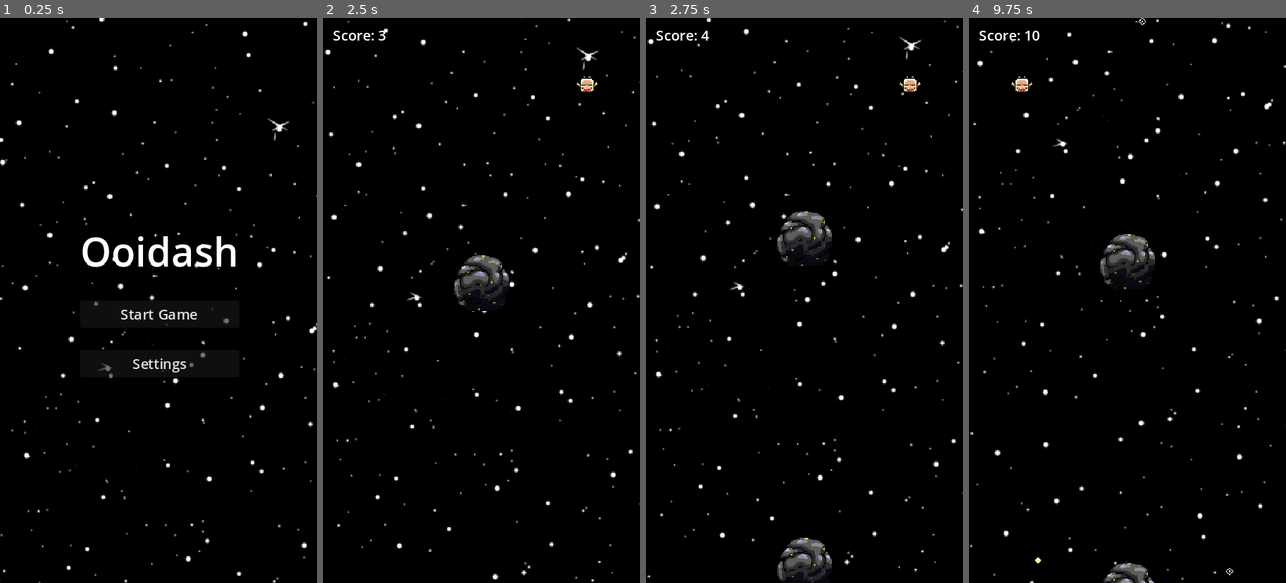
Above: before the commit, frames 1-4 (left to right).
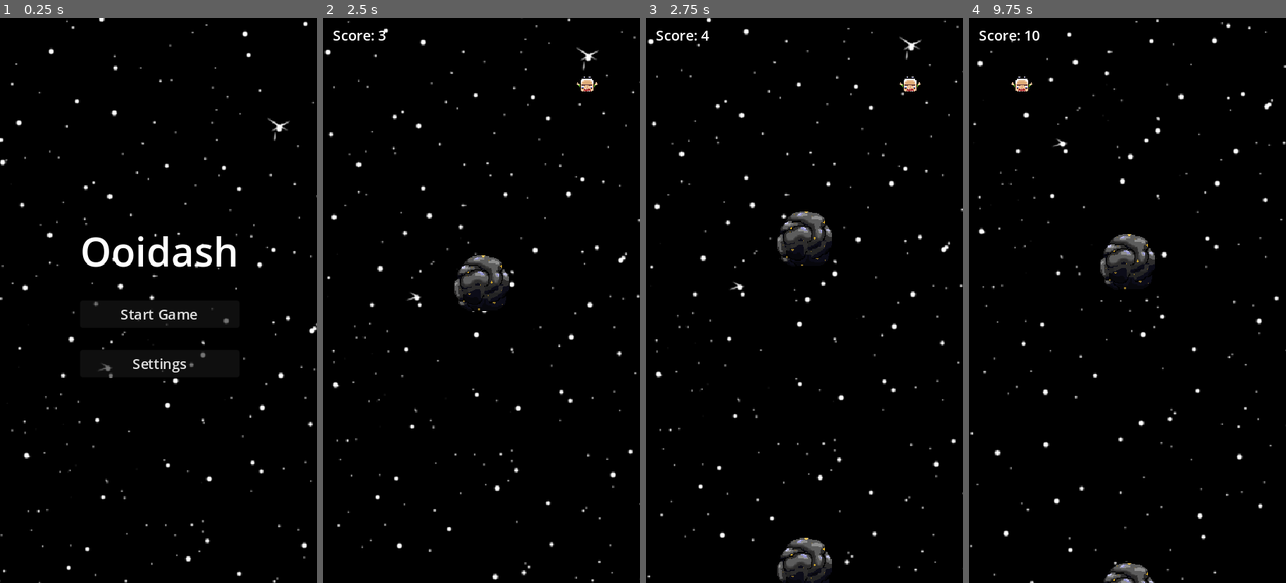
Above: after the commit, the same moments.

Repository: scarbone98/Ooidash-web-remake
Game: Godot game, scene res://main_menu.tscn
The game is run twice, just before and just after one commit, with the same random seed, the same clock (stepped at 60 frames per second) and the same inputs.
Inputs (mouse positions are in pixels of both pictures, inside the frame that each line leads up to):
- Up to frame 1 (0.25 s): no input
- Up to frame 2 (2.5 s): click "Start Game" at 0.5 s; move the mouse to (465, 413) at 1.27 s; hold Right (move_right) from 1.28 s (still down); click (465, 413) at 1.35 s; move the mouse to (576, 385) at 2.02 s; click (576, 385) at 2.1 s
- Up to frame 3 (2.75 s): keep holding Right (move_right)
- Up to frame 4 (9.75 s): move the mouse to (1032, 215) at 2.77 s; release Right (move_right) at 2.78 s; hold Left (move_left) 2.78-4.25 s; click (1032, 215) at 2.85 s; move the mouse to (1143, 300) at 3.52 s; click (1143, 300) at 3.6 s; click "Start Game" at 4.25 s; move the mouse to (1079, 159) at 5.02 s; hold Left (move_left) 5.03-5.78 s; click (1079, 159) at 5.1 s; move the mouse to (1197, 272) at 5.77 s; hold Right (move_right) 5.78-9.53 s; click (1197, 272) at 5.85 s; move the mouse to (1064, 328) at 6.52 s; click (1064, 328) at 6.6 s; move the mouse to (1159, 176) at 7.27 s; click (1159, 176) at 7.35 s; move the mouse to (1111, 413) at 8.02 s; click (1111, 413) at 8.1 s; move the mouse to (1222, 385) at 8.77 s; click (1222, 385) at 8.85 s; move the mouse to (1032, 215) at 9.52 s; hold Left (move_left) from 9.53 s (still down); click (1032, 215) at 9.6 s

Frames 1-3 are identical in both runs. In frame 4, less than 0.1% of the frame differs, in the area x 20-84%, y 0-99%.

Commit message:
release mode build test

Diff:
--- a/main_scene.tscn
+++ b/main_scene.tscn
@@ -62,7 +62,6 @@
 asteroid_scene = ExtResource("5_m86gy")
 
 [node name="AudioStreamPlayer2D" type="AudioStreamPlayer2D" parent="." groups=["audio"]]
-process_mode = 4
 stream = ExtResource("13_p1k42")
 autoplay = true
 parameters/looping = true
--- a/scripts/background.gd
+++ b/scripts/background.gd
@@ -50,7 +50,7 @@
 		add_child(star_timer)
 		add_child(planet_timer)
 
-		star_timer.set_wait_time(0.3)
+		star_timer.set_wait_time(1)
 		planet_timer.set_wait_time(15)
 
 		star_timer.start()
Not shown, changed: build/Ooidash.html
Not shown, changed: build/Ooidash.pck
Not shown, changed: build/Ooidash.service.worker.js
